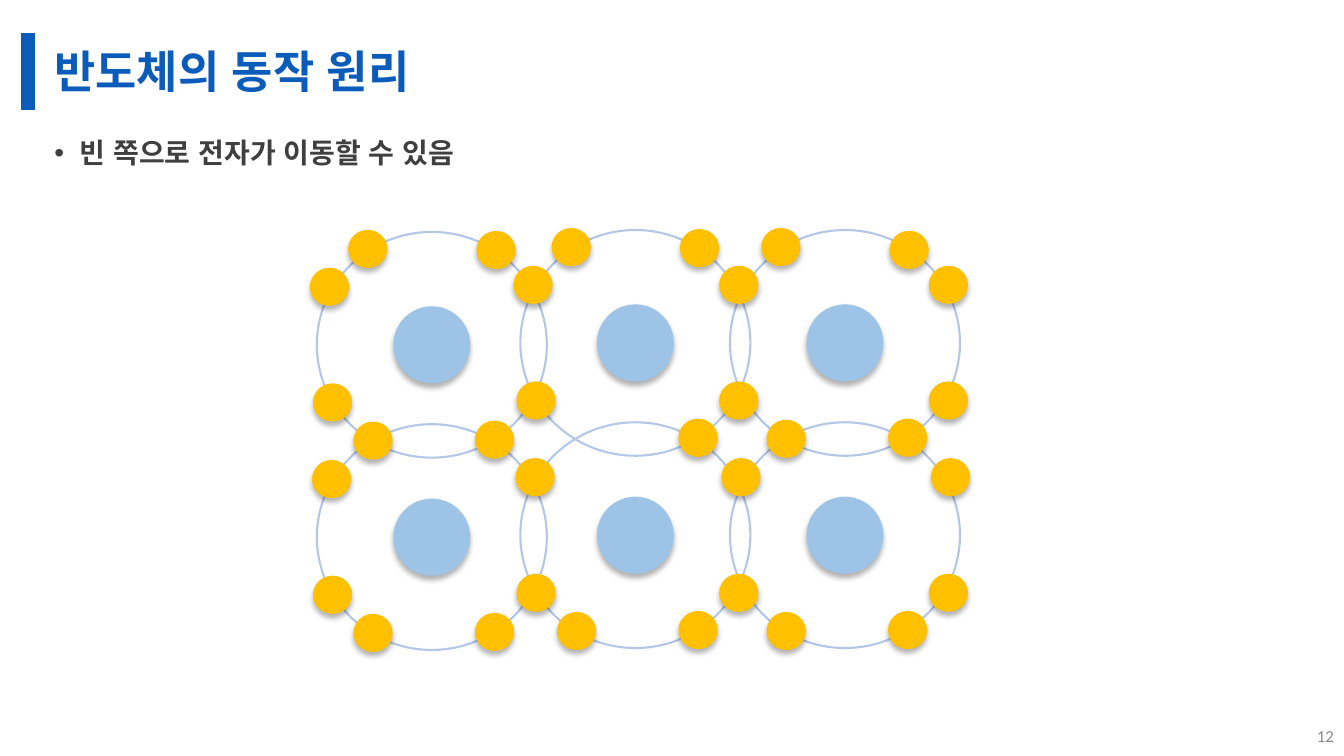
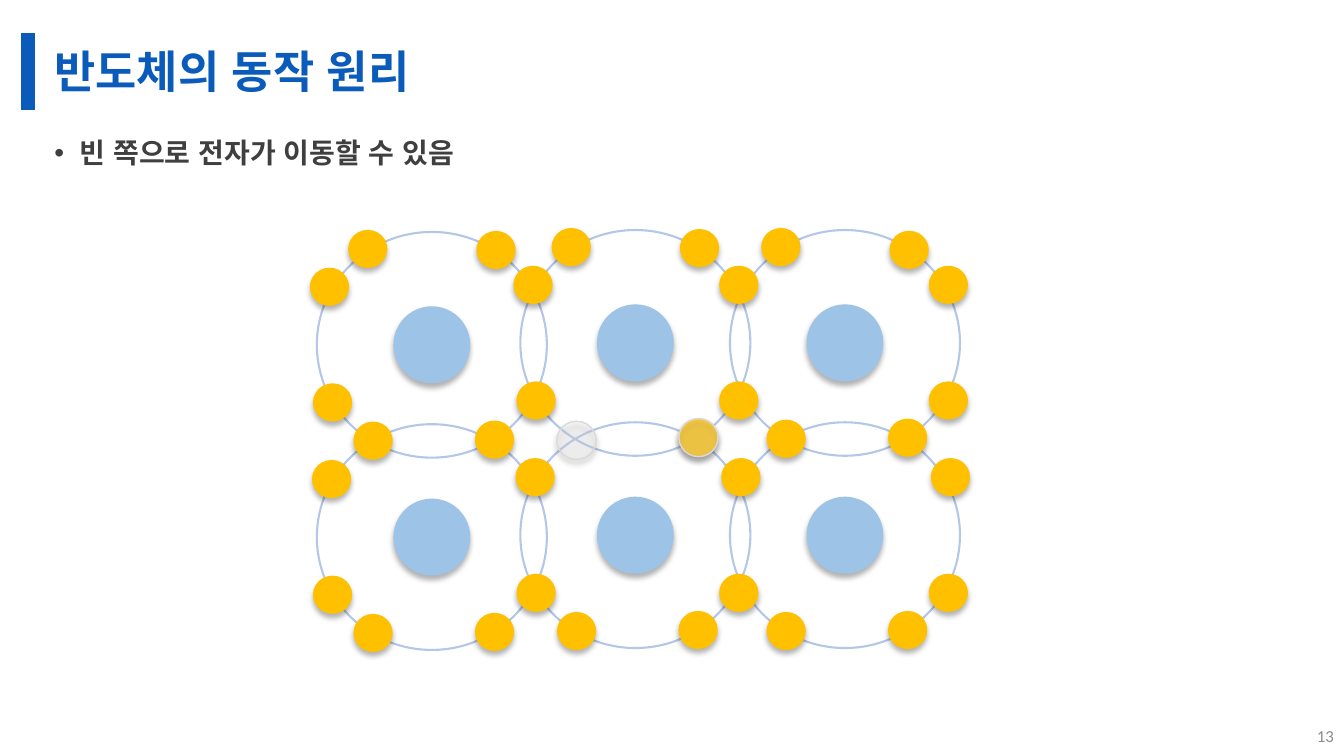
Before and after one commit to gikpreet/class-environment_settings, a slide deck: slide 13 of Module 01 CPU 작동 방식/Presentation_files/01 CPU의 동작원리.pptx (slide 12 before the commit). Drawn at 1344x756 pixels with LibreOffice and Linux fonts; fonts in the diff are those of the drawing; background and template pictures are left out. Boxes give left, top, right and bottom in pixels: in the first picture for what was removed or moved away, otherwise in the second. Text is boxed around its words. In the diff, an @@ line names an element or a change of style, - is before the commit and + after.

Commit message:
presentation 01 finish

```diff
--- a/Module 01 CPU 작동 방식/Presentation_files/01 CPU의 동작원리.pptx
+++ b/Module 01 CPU 작동 방식/Presentation_files/01 CPU의 동작원리.pptx
@@ ellipse added at (x1=679, y1=418, x2=718, y2=457), fill #F2F2F2 at 28% opacity, outline #D9D9D9 1 pt @@
@@ ellipse added at (x1=557, y1=421, x2=596, y2=460), fill #F2F2F2 at 28% opacity, outline #D9D9D9 1 pt @@
```
Also in this commit, not shown: 2 other slides changed, 9 slides added, 2 other files.
